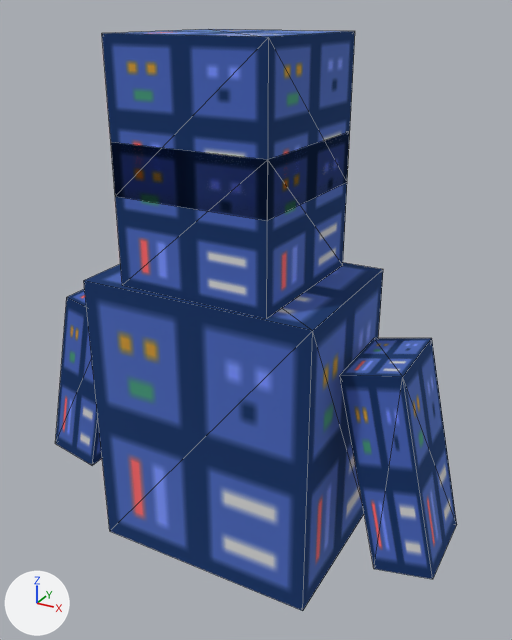
The glTF model python/pyxel/examples/assets/cube_actor.glb: old version first, new version second.
Before and after are seen from a camera (50 mm lens) standing at (1.38, -2.34, 2.29) and looking at (0.07, 0.03, 1.1). Lighting does not change. The marker at lower left points along +X, +Y and +Z. The picture after the commit comes second. Mesh edges are drawn as thin lines. Vertices at exactly the same position are counted once.

Objects in the first picture: 'antenna', 'body', 'head', 'left_arm', 'right_arm'.
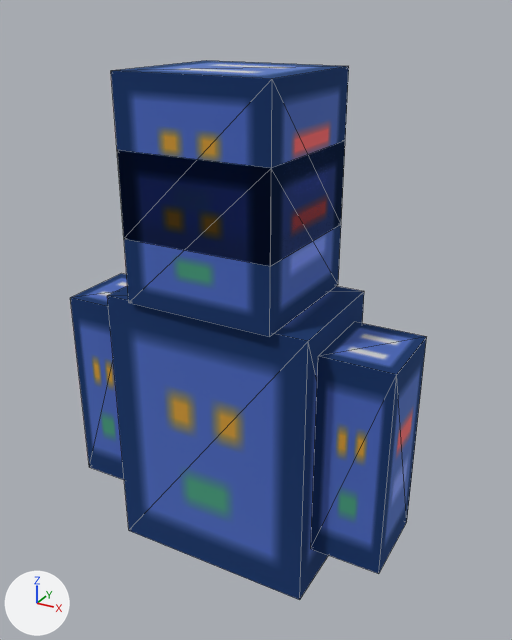
ob_actor is not drawn itself; it is the parent of ob_body, ob_head, ob_left_arm, ob_right_arm.

Boxes [x1, y1, x2, y2] around the edits, measured in the pictures (512 x 640 px; the box of a moved part takes in the faces that stretch with it):
'body', surface changed, moved, rescaled (14% narrower, 10% shorter): before [84, 263, 383, 611]; after [108, 286, 364, 600]
'head', surface changed, moved, turned, rescaled: before [111, 132, 350, 319]; after [117, 141, 345, 337]
'antenna', surface changed, moved, turned, rescaled: before [102, 29, 355, 220]; after [111, 61, 349, 259]
'right_arm', surface changed, moved, rescaled, turned: before [340, 338, 457, 579]; after [311, 322, 426, 574]
'left_arm', surface changed, moved, rescaled, turned: before [55, 289, 102, 466]; after [70, 273, 128, 480]
part 1 of me_textured_cube, moved or reshaped: before [67, 29, 432, 377]; after [71, 61, 426, 375]
part 2 of me_textured_cube, surface changed: before [55, 31, 457, 611]; after [70, 66, 426, 600]

The change in detail:
me_textured_cube has 8 vertices, 12 faces and spans x -0.5..0.5, y -0.5..0.5, z -0.5..0.5.
me_textured_cube is used by ob_body; parent ob_actor; location (0.0, 0.0, 0.65); scale (1.0, 0.7, 1.25).
Verts and faces of me_textured_cube; kept vertices keep their numbers, new ones are numbered from 8.
Before the commit, vertices of me_textured_cube: 0 (-0.5, 0.5, -0.5), 1 (0.5, 0.5, -0.5) at pixel (347, 182), 2 (0.5, 0.5, 0.5) at pixel (355, 31), 3 (-0.5, 0.5, 0.5) at pixel (208, 29), 4 (-0.5, -0.5, -0.5) at pixel (115, 196).
Before the commit, vertices of me_textured_cube: 5 (0.5, -0.5, -0.5) at pixel (267, 220), 6 (0.5, -0.5, 0.5) at pixel (268, 37), 7 (-0.5, -0.5, 0.5) at pixel (101, 33).
Part 1, on me_textured_cube:
Faces deleted: (0, 1, 5), (0, 5, 4), (2, 3, 6), (3, 7, 6).
New faces: (0, 1, 4), (1, 5, 4), (2, 3, 7), (2, 7, 6).
me_textured_cube part 2: 7 kept faces spanning x -0.5..0.5, y -0.5..0.5, z -0.5..0.5 get new texture (UV) coordinates.
Object 'actor' (ob_actor) moves from (0.0, 0.0, 0.02) to (0.0, 0.0, 0.0133).
Object 'body' (ob_body) moves from (0.0, 0.0, 0.65) to (0.0, 0.0, 0.6).
Object 'body' (ob_body) is rescaled from (1.0, 0.7, 1.25) to (0.9, 0.55, 1.2).
Object 'head' (ob_head) moves from (0.0, 0.0, 1.55) to (0.0, 0.0, 1.5).
Object 'head' (ob_head) turns from (0, 0, -1.5) to (0, 0, -1) degrees about x, y and z.
Object 'head' (ob_head) is rescaled from (0.65, 0.65, 0.55) to (0.64, 0.6, 0.6).
Object 'antenna' (ob_antenna) moves from (0.0, 0.0, 0.65) to (0.0, 0.0, 0.45).
Object 'antenna' (ob_antenna) is rescaled from (1.0, 1.0, 1.02) to (1.0, 1.0, 1.01).
Object 'left_arm' (ob_left_arm) turns from (0, 13, 0) to (0, 0, 0) degrees about x, y and z.
Object 'left_arm' (ob_left_arm) moves from (-0.75, 0.0, 0.65) to (-0.6, 0.0, 0.65).
Object 'left_arm' (ob_left_arm) is rescaled from (0.24, 0.36, 0.85) to (0.3, 0.36, 0.9).
Object 'right_arm' (ob_right_arm) turns from (0, -13, 0) to (0, 0, 0) degrees about x, y and z.
Object 'right_arm' (ob_right_arm) moves from (0.75, 0.0, 0.65) to (0.6, 0.0, 0.65).
Object 'right_arm' (ob_right_arm) is rescaled from (0.24, 0.36, 0.85) to (0.3, 0.36, 0.9).
